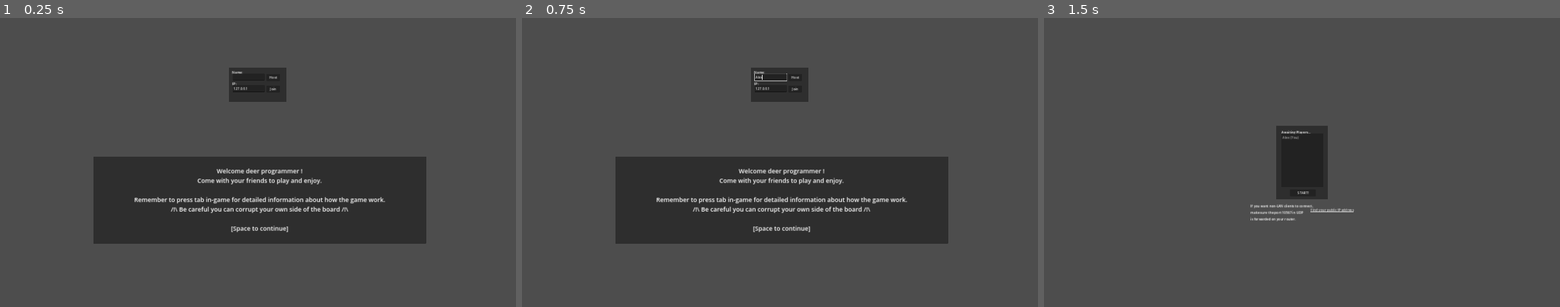
Above: before the commit, frames 1-3 (left to right).
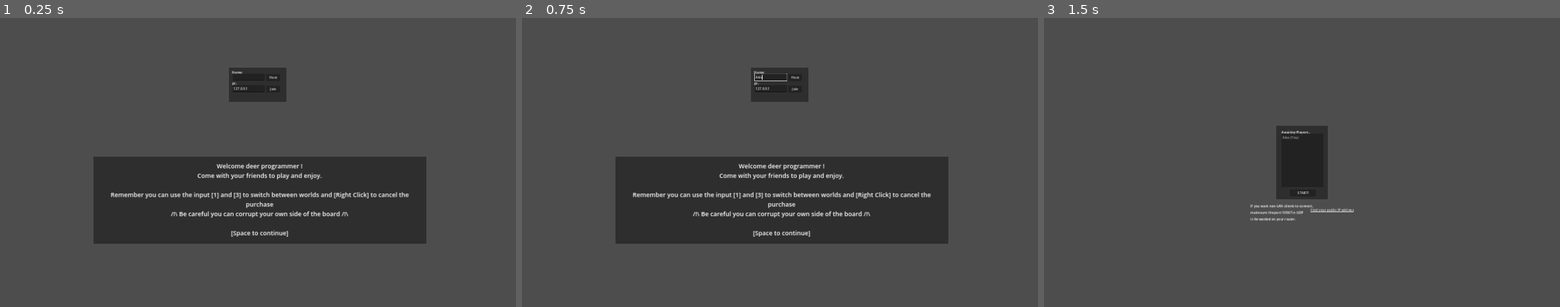
Above: after the commit, the same moments.

Repository: m-conti/melonjam2023
Game: Godot game, scene res://game.tscn
Same seed, same stepped clock (60 frames per second), same inputs: the game is played once before the commit and once after it.
Inputs (mouse positions are in pixels of both pictures, inside the frame that each line leads up to):
- Up to frame 1 (0.25 s): no input
- Up to frame 2 (0.75 s): click (769, 75) at 0.52 s; type "Alex" at 0.6 s
- Up to frame 3 (1.5 s): click "Host" at 1.25 s

The runs differ from the first frame. In frame 1, 3.0% of the frame differs, in the area x 21-80%, y 50-76%; in frame 2, 3.0%; in frame 3, nothing differs.

Commit message:
update paragraph 0

Diff:
--- a/menu/lobby.tscn
+++ b/menu/lobby.tscn
@@ -188,7 +188,7 @@
 text = "Welcome deer programmer !
 Come with your friends to play and enjoy.
 
-Remember to press tab in-game for detailed information about how the game work.
+Remember you can use the input [1] and [3] to switch between worlds and [Right Click] to cancel the purchase
 /!\\ Be careful you can corrupt your own side of the board /!\\
 
 [Space to continue]"
